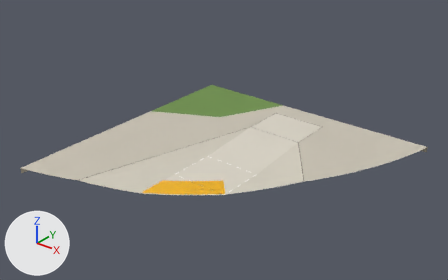
An edit to the glTF model docs/ar/ramp-422e.glb, drawn before and after from the same camera.
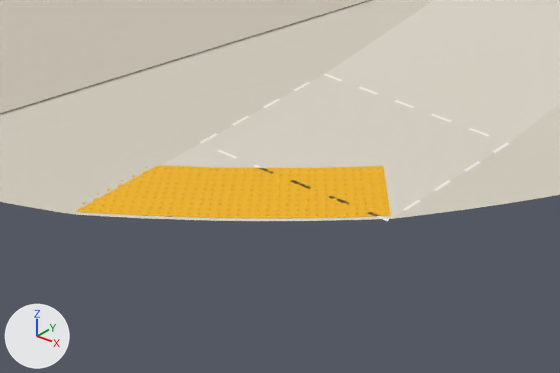
Old and new are each drawn whole from a 50 mm lens placed at (8.27, -8.8, 7.2), pointed at (-0.35, 1.99, 0.52) and again close up on the part from 27% to 60% of the width and 49% to 84% of the height. The axes (+X, +Y, +Z) are drawn at lower left. The lights are the same throughout. The last two pictures show the newer version. Vertices at exactly the same position are counted once.

The older version as bpy lines, for what is in view:
```python
me_ramp_422e = bpy.data.meshes.new('ramp-422e')
me_ramp_422e.from_pydata(...)  # 6098 vertices, 8363 faces; spans x -3.66..3.47, y -1.64..5.49, z 0.0..0.16
# faces by material slot: [26, 30, 256, 204, 7732, 12, 36, 67]
me_ramp_422e.materials.append(mat_ramp)  # pale yellow #dad4c6
me_ramp_422e.materials.append(mat_wing)  # pale yellow #d3cdbe
me_ramp_422e.materials.append(mat_sidewalk)  # light grey #c9c2b3
me_ramp_422e.materials.append(mat_curb)  # grey #b6af9c
me_ramp_422e.materials.append(mat_warning)  # yellow #f2b615
me_ramp_422e.materials.append(mat_joint)  # brown #6a6353
me_ramp_422e.materials.append(mat_paint)  # white #f4f1eb
me_ramp_422e.materials.append(mat_grass)  # green #6f904d
ob_seattle_type_422e__directional_ramp__set_back__with_wings = bpy.data.objects.new('Seattle Type 422E: Directional ramp, set back, with wings', me_ramp_422e)
ob_seattle_type_422e__directional_ramp__set_back__with_wings.location = (0.0, 0.0, 0.0)
```
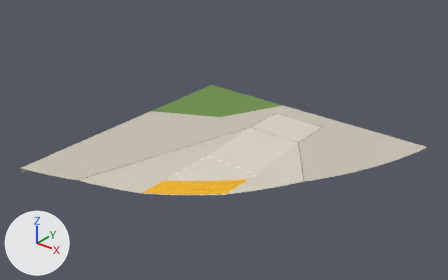
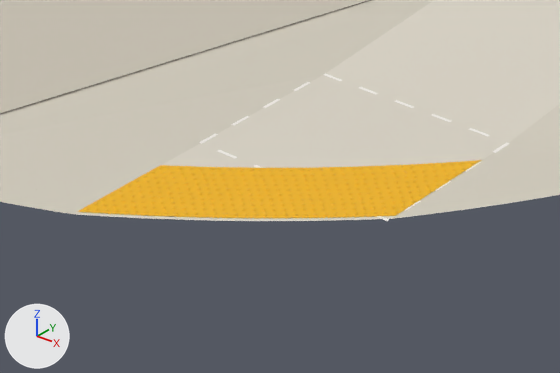
Where the change shows, as pixel boxes (x1, y1, x2, y2) in the close-ups (560 x 373 px; the box of a moved part takes in the faces that stretch with it):
part 1 of me_ramp_422e, moved or reshaped: before (75, 165, 391, 218); after (77, 160, 481, 218)

Patch to the scene script:
```diff
--- a/docs/ar/ramp-422e.glb.py
+++ b/docs/ar/ramp-422e.glb.py
@@ me_ramp_422e @@
 me_ramp_422e.from_pydata(...)  # 6098 vertices, 8363 faces; spans x -3.66..3.47, y -1.64..5.49, z 0.0..0.16
 # used by ob_seattle_type_422e__directional_ramp__set_back__with_wings; location = (0.0, 0.0, 0.0)
+# me_ramp_422e part 1: 5074 of 6098 vertices moved; they spanned x -1.09..0.74, y -0.49..1.11, z 0.0..0.01 and now span x -0.76..0.76, y -0.48..1.55, z 0.0..0.01; mean shift (0.22, 0.17, 0.0); largest move (0.33, 1.11, 0.0) -> (0.76, 1.55, 0.0)
 me_ramp_422e.materials.append(mat_ramp)
```
